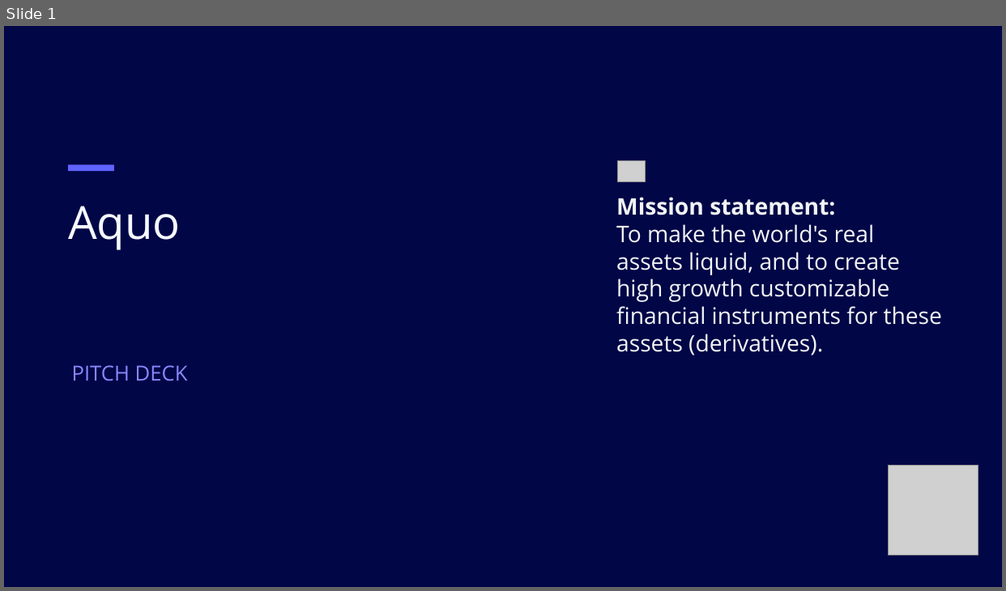
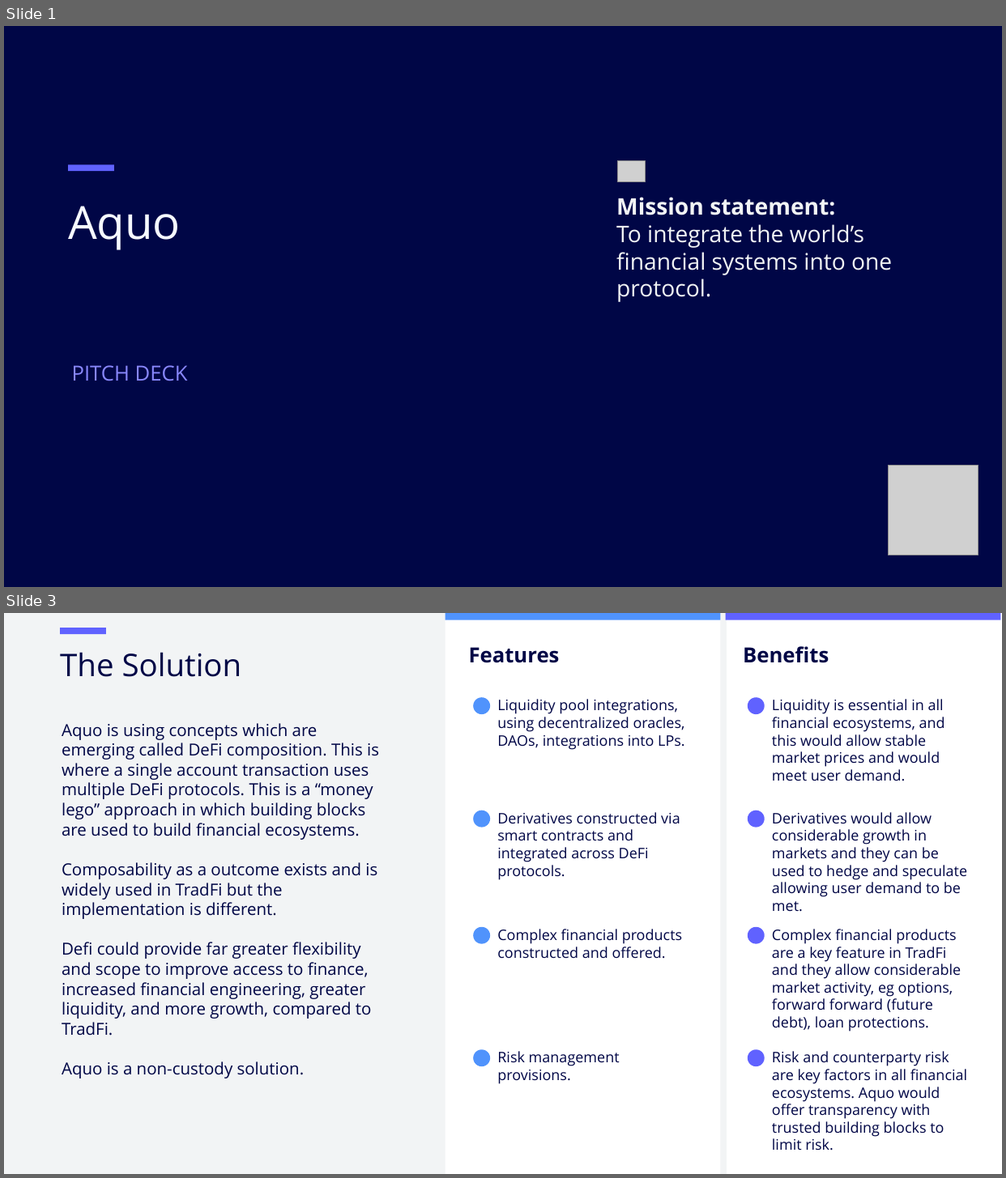
Before and after one commit to cryptotrader2023/aquo, a slide deck: public/aquopitchdeck.pptx. Shown one above the other, each under a label of ours: slide 1 before the commit, slides 1 and 3 after it; the slides between them are not shown. The pictures are 1006x591 and 1006x1178 pixels, drawn with LibreOffice and Linux fonts; fonts in the diff are those of the drawing; grey boxes stand for pictures. Boxes give left, top, right and bottom in pixels: in the first picture for what was removed or moved away, otherwise in the second. Text is boxed around its words. In the diff, an @@ line names an element or a change of style, - is before the commit and + after.

Commit message:
defi 2.0

```diff
--- a/public/aquopitchdeck.pptx
+++ b/public/aquopitchdeck.pptx
@@ slide 3 added at (4, 613, 1002, 1174), background #F2F4F5 @@
@@ rectangle added at (60, 628, 106, 635), fill #6062FF @@
@@ rectangle added at (445, 613, 720, 1174), fill #FFFFFF @@
@@ rectangle added at (445, 613, 720, 620), fill #5093FC @@
@@ rectangle added at (726, 613, 1001, 620), fill #6062FF @@
@@ rectangle added at (727, 613, 1002, 1174), fill #FFFFFF @@
@@ text added at (60, 652, 242, 677), 30 pt, text #000646 @@
+The Solution
@@ text added at (469, 647, 560, 663), 20 pt, text #000646, bold @@
+Features
@@ text added at (743, 646, 829, 663), 20 pt, text #000646, bold @@
+Benefits
@@ ellipse added at (473, 697, 491, 715), fill #5093FC @@
@@ text added at (497, 699, 685, 750), 14 pt, text #000646 @@
+Liquidity pool integrations, using decentralized oracles, DAOs, integrations into LPs.
@@ ellipse added at (748, 697, 765, 715), fill #6062FF @@
@@ text added at (772, 699, 945, 781), 14 pt, text #000646 @@
+Liquidity is essential in all financial ecosystems, and this would allow stable market prices and would meet user demand.
@@ text added at (62, 723, 379, 1079), 16 pt, text #000646 @@
+Aquo is using concepts which are emerging called DeFi composition. This is where a single account transaction uses multiple DeFi protocols. This is a “money lego” approach in which building blocks are used to build financial ecosystems.
+Composability as a outcome exists and is widely used in TradFi but the implementation is different.
+Defi could provide far greater flexibility and scope to improve access to finance, increased financial engineering, greater liquidity, and more growth, compared to TradFi.
+Aquo is a non-custody solution.
@@ ellipse added at (473, 811, 491, 828), fill #5093FC @@
@@ text added at (497, 812, 680, 880), 14 pt, text #000646 @@
+Derivatives constructed via smart contracts and integrated across DeFi protocols.
@@ ellipse added at (748, 811, 765, 828), fill #6062FF @@
@@ text added at (772, 812, 967, 912), 14 pt, text #000646 @@
+Derivatives would allow considerable growth in markets and they can be used to hedge and speculate allowing user demand to be met.
@@ ellipse added at (473, 927, 491, 944), fill #5093FC @@
@@ ellipse added at (748, 927, 765, 944), fill #6062FF @@
@@ text added at (497, 929, 682, 959), 14 pt, text #000646 @@
+Complex financial products constructed and offered.
@@ text added at (772, 929, 961, 1032), 14 pt, text #000646 @@
+Complex financial products are a key feature in TradFi and they allow considerable market activity, eg options, forward forward (future debt), loan protections.
@@ ellipse added at (473, 1050, 491, 1067), fill #5093FC @@
@@ text added at (497, 1051, 620, 1084), 14 pt, text #000646 @@
+Risk management provisions.
@@ ellipse added at (748, 1050, 765, 1067), fill #6062FF @@
@@ text added at (772, 1051, 967, 1151), 14 pt, text #000646 @@
+Risk and counterparty risk are key factors in all financial ecosystems. Aquo would offer transparency with trusted building blocks to limit risk.
@@ slide 1 changed as well @@
@@ text at (616, 197, 892, 302): text changed @@
-Mission statement:
-To make the world's real assets liquid, and to create high growth customizable financial instruments for these assets (derivatives).
+Mission statement:
+To integrate the world’s financial systems into one protocol.
```
Also in this commit, not shown: 6 other slides changed, 4 other slides added, 5 slides removed, 32 other files.
